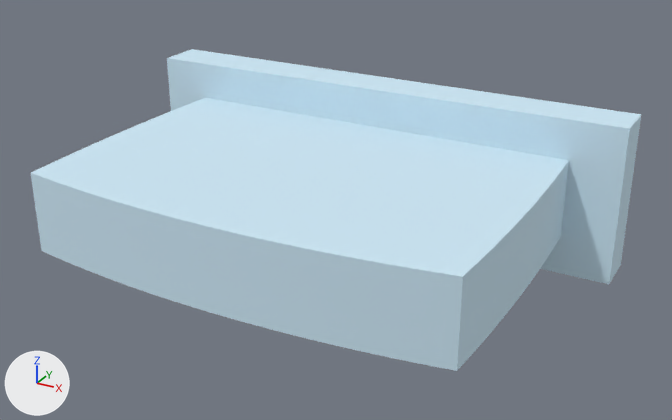
One commit to the FBX model Unity Project/Giroux-CAP6117-SANC - crown/Assets/Models/LOD Headstones/PA-588-F.fbx: the scene before it, then after it.
Camera for both pictures: a 50 mm lens placed at (1.329, -2.802, 1.119), pointed at (0.068, -0.51, -0.027). Every picture has the same lights, and +X, +Y and +Z are marked at lower left. The first picture is the older version. Objects named as collision shapes, trigger or cutter boxes, shadow casters or lower levels of detail are left out. Where no turn or scale is listed for an object, it has been applied to the vertices.

In view in the first picture: 'PA-588-F_LOD0'.
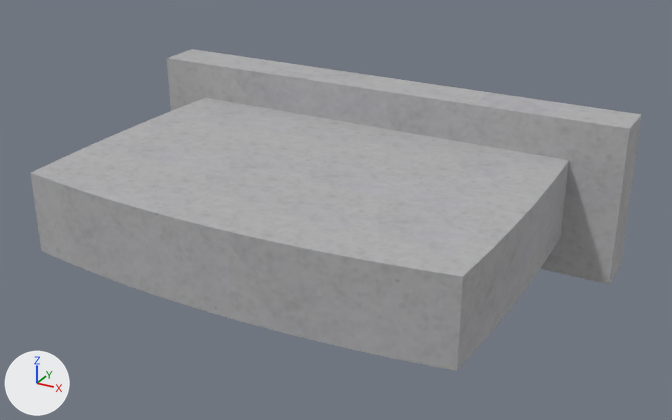
The change, as a diff of the scene's bpy script:
```diff
--- a/Unity Project/Giroux-CAP6117-SANC - crown/Assets/Models/LOD Headstones/PA-588-F.fbx.py
+++ b/Unity Project/Giroux-CAP6117-SANC - crown/Assets/Models/LOD Headstones/PA-588-F.fbx.py
@@ img_b_588_f_png @@
+img_b_588_f_png = load_image('B-588-F.png', '../../Materials/LOD Headstone Mats/B-588-F.png', 1024, 1024, 'sRGB')
@@ mat_0_615686_0_811765_0_929412_0_000000_0_133 @@
 mat_0_615686_0_811765_0_929412_0_000000_0_133 = principled_material('0.615686_0.811765_0.929412_0.000000_0.133')
-mat_0_615686_0_811765_0_929412_0_000000_0_133.base_color = (0.616, 0.812, 0.929)  # blue #cee9f7
-mat_0_615686_0_811765_0_929412_0_000000_0_133.roughness = 1.0
+mat_0_615686_0_811765_0_929412_0_000000_0_133.texture = img_b_588_f_png
+mat_0_615686_0_811765_0_929412_0_000000_0_133.roughness = 0.859
```

Changed parts and their boxes (x1, y1, x2, y2) in the pictures (672 x 420 px):
'PA-588-F_LOD0', surface changed (blue to grey): (31, 49, 641, 371) in both
